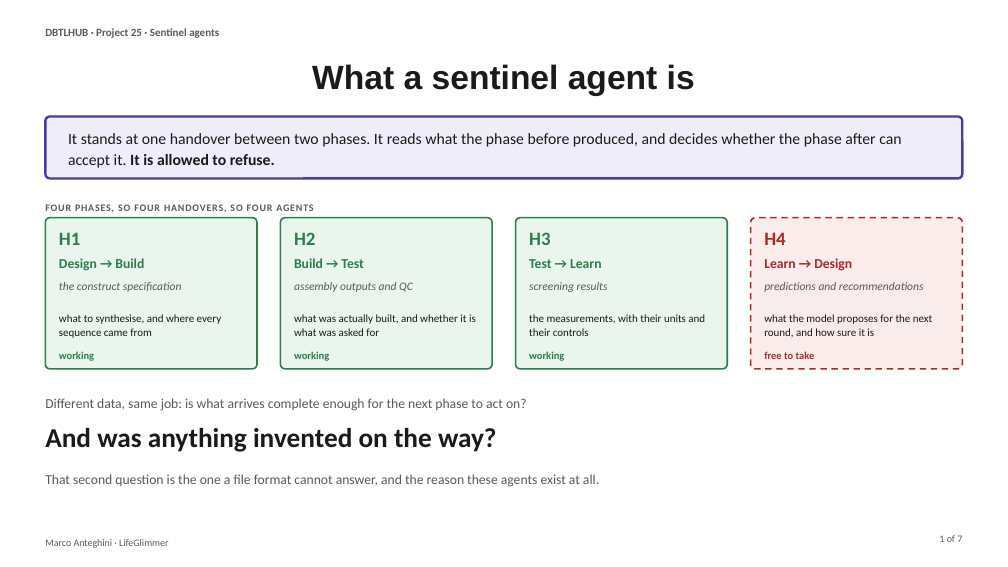
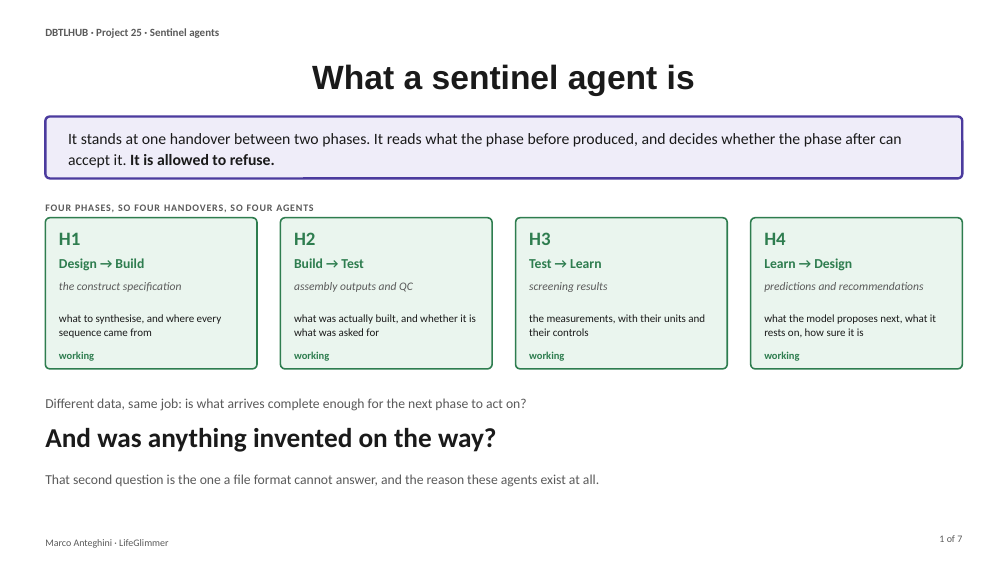
Before and after one commit to dbtl-synbio/dbtlhub, a slide deck: slide 1 of sentinel/docs/sentinel_agents.pptx. Drawn at 1008x567 pixels with LibreOffice and Linux fonts; fonts in the diff are those of the drawing. Boxes give left, top, right and bottom in pixels: in the first picture for what was removed or moved away, otherwise in the second. Text is boxed around its words. In the diff, an @@ line names an element or a change of style, - is before the commit and + after.

```diff
--- a/sentinel/docs/sentinel_agents.pptx
+++ b/sentinel/docs/sentinel_agents.pptx
@@ rounded rectangle at (x1=751, y1=218, x2=963, y2=369): fill #FBECEC to #EAF5EE; outline #A62B2B 1.5 pt dashed to #2E7D4F 1.5 pt @@
@@ text "H4" at (x1=764, y1=232, x2=785, y2=245): text colour #A62B2B to #2E7D4F @@
@@ text "Learn → Design" at (x1=764, y1=258, x2=852, y2=271): text colour #A62B2B to #2E7D4F @@
@@ text at (x1=764, y1=314, x2=936, y2=337): text changed @@
-what the model proposes for the next round, and how sure it is
+what the model proposes next, what it rests on, how sure it is
@@ text at (x1=764, y1=351, x2=799, y2=361): text changed; text colour #A62B2B to #2E7D4F @@
-free to take
+working
```
Also in this commit, not shown: 2 other slides changed, 10 other files.
